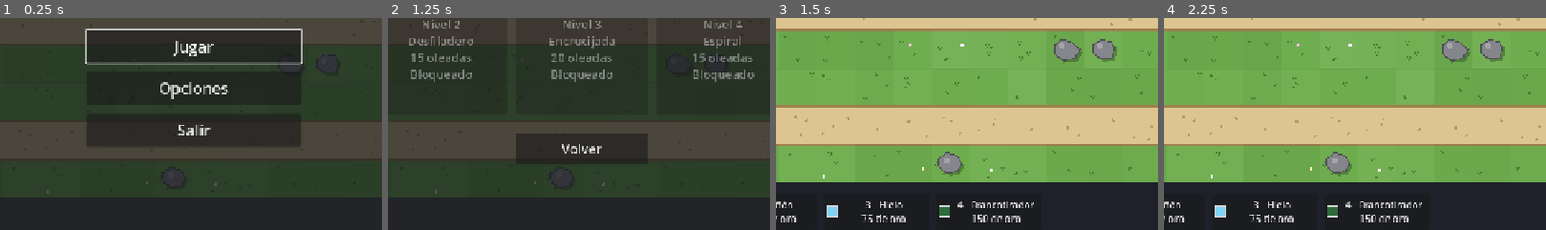
Above: before the commit, frames 1-4 (left to right).
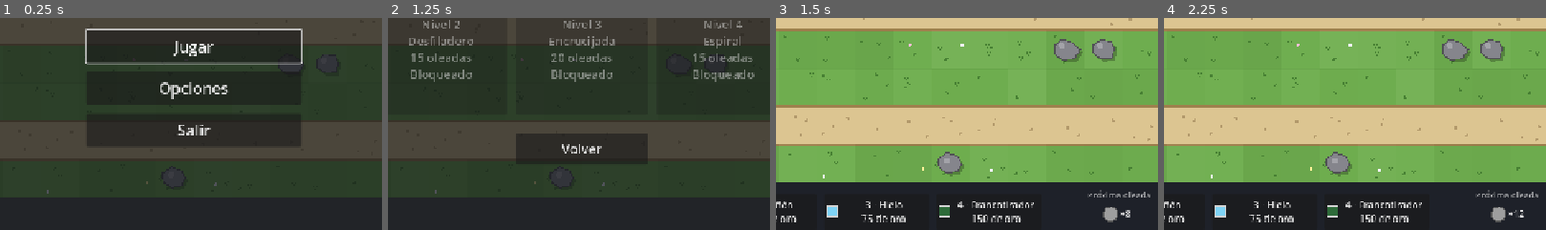
Above: after the commit, the same moments.

Repository: pasaporteN25/MonstersAndCanons
Game: Godot game, scene res://scenes/ui/main_menu.tscn
The game is run twice, just before and just after one commit, with the same random seed, the same clock (stepped at 60 frames per second) and the same inputs.
Inputs:
- Up to frame 1 (0.25 s): no input
- Up to frame 2 (1.25 s): click "Jugar" at 0.5 s
- Up to frame 3 (1.5 s): click "Nivel 1 Pradera 10 oleadas ¡J…" at 1.25 s
- Up to frame 4 (2.25 s): click "Empezar oleada" at 2 s
The pictures show only the part of the screen within x 25-75%, y 49-99%; the shares and areas given below are measured in that part.

Frames 1-2 are identical in both runs. In frame 3, 0.5% of the frame differs, in the area x 82-98%, y 81-97%; in frame 4, 0.5%.

Commit message:
T67: próxima oleada y cartel del Jefe
- WaveData.enemy_counts: tipos y cantidades de una oleada
- EnemyIcon: forma + "×N" (con corona si es peligroso)
- barra inferior: "Próxima oleada" con los enemigos que vienen (RF-133)
- cartel de oleada con "¡Llega el Jefe!" en rojo (RF-135)
- tests/test_enemy_warnings.gd (6)

Co-Authored-By: Claude Opus 5.5 <noreply@anthropic.com>

Diff:
--- a/scenes/game/game.gd
+++ b/scenes/game/game.gd
@@ -64,6 +64,7 @@
 	build_controller.placed_selection_changed.connect(_refresh_tower_panel.unbind(1))
 
 	hud.setup_towers(tower_types)
+	hud.setup_waves(level_data.waves)  # RF-133, RF-135: antes de bind()
 	hud.tower_button_pressed.connect(build_controller.select)
 	hud.start_wave_pressed.connect(start_next_wave)
 	hud.bind(session)
--- a/scenes/game/hud.gd
+++ b/scenes/game/hud.gd
@@ -13,6 +13,8 @@
 const TOWER_BUTTON_SIZE := Vector2(176, 60)
 
 var _total_waves: int = 0
+## Las oleadas del nivel: para mostrar la próxima (RF-133) y avisar del Jefe (RF-135).
+var _waves: Array[WaveData] = []
 var _tower_types: Array[TowerData] = []
 var _tower_buttons: Array[Button] = []
 ## -1 = todavía no se mostró ningún valor (para no animar el primero).
@@ -25,6 +27,9 @@
 @onready var _start_wave_button: Button = %StartWaveButton
 @onready var _tower_button_row: HBoxContainer = %TowerButtons
 @onready var _wave_banner: Label = %WaveBanner
+@onready var _boss_line: Label = %BossLine
+@onready var _next_wave: Control = %NextWave
+@onready var _next_wave_icons: HFlowContainer = %NextWaveIcons
 ## Panel de la torre seleccionada (RF-70). Game lo conecta con BuildController.
 @onready var tower_panel: TowerPanel = %TowerPanel
 @onready var _pause_button: Button = %PauseButton
@@ -50,6 +55,31 @@
 ## RF-105: el botón muestra la velocidad actual.
 func show_speed(speed: float) -> void:
 	_speed_button.text = "x%d  [F]" % roundi(speed)
+
+
+## Game le pasa las oleadas del nivel ANTES de bind() (RF-133, RF-135).
+func setup_waves(waves: Array[WaveData]) -> void:
+	_waves = waves
+
+
+## RF-133: muestra los enemigos de la oleada `wave` (o nada, si es null).
+func show_next_wave(wave: WaveData) -> void:
+	for child: Node in _next_wave_icons.get_children():
+		child.queue_free()
+	_next_wave.visible = wave != null
+	if wave == null:
+		return
+	var counts: Dictionary = wave.enemy_counts()
+	for enemy: EnemyData in counts:
+		_next_wave_icons.add_child(EnemyIcon.new().setup(enemy, counts[enemy]))
+
+
+## RF-135: el primer enemigo peligroso de la oleada, o null si no trae ninguno.
+static func dangerous_enemy_in(wave: WaveData) -> EnemyData:
+	for group: SpawnGroup in wave.groups:
+		if Rules.is_dangerous(group.enemy):
+			return group.enemy
+	return null
 
 
 ## Game le pasa la sesión para que el HUD se mantenga actualizado.
@@ -116,6 +146,8 @@
 	_wave_label.text = "Oleada %d/%d" % [wave, total_waves]
 	if wave > 0:
 		_show_wave_banner(wave)
+	# RF-133: la próxima es la oleada número wave + 1, que en la lista está en el índice `wave`.
+	show_next_wave(_waves[wave] if wave < _waves.size() else null)
 
 
 func _on_wave_completed(wave: int, bonus: int) -> void:
@@ -160,6 +192,17 @@
 		.set_trans(Tween.TRANS_BACK).set_ease(Tween.EASE_OUT)
 	tween.tween_interval(0.9)
 	tween.tween_property(_wave_banner, "modulate:a", 0.0, 0.4)
+	# RF-135: si la oleada trae un enemigo peligroso, una línea roja abajo, que dura más.
+	var danger: EnemyData = null
+	if wave - 1 < _waves.size():
+		danger = dangerous_enemy_in(_waves[wave - 1])
+	_boss_line.text = "¡Llega el %s!" % danger.display_name if danger != null else ""
+	_boss_line.modulate.a = 0.0
+	if danger != null:
+		var boss_tween: Tween = create_tween()
+		boss_tween.tween_property(_boss_line, "modulate:a", 1.0, 0.2)
+		boss_tween.tween_interval(2.0)
+		boss_tween.tween_property(_boss_line, "modulate:a", 0.0, 0.5)
 
 
 ## RF-129: crece un poco y vuelve.
--- a/scenes/game/hud.tscn
+++ b/scenes/game/hud.tscn
@@ -18,6 +18,21 @@
 theme_override_constants/outline_size = 12
 theme_override_font_sizes/font_size = 64
 text = "Oleada 1"
+horizontal_alignment = 1
+vertical_alignment = 1
+
+[node name="BossLine" type="Label" parent="."]
+unique_name_in_owner = true
+modulate = Color(1, 1, 1, 0)
+offset_top = 352.0
+offset_right = 1280.0
+offset_bottom = 400.0
+mouse_filter = 2
+theme_override_colors/font_color = Color(1, 0.35, 0.3, 1)
+theme_override_colors/font_outline_color = Color(0.1, 0.1, 0.12, 1)
+theme_override_constants/outline_size = 10
+theme_override_font_sizes/font_size = 36
+text = "¡Llega el Jefe!"
 horizontal_alignment = 1
 vertical_alignment = 1
 
@@ -72,6 +87,28 @@
 offset_bottom = 78.0
 theme_override_constants/separation = 12
 
+[node name="NextWave" type="VBoxContainer" parent="BottomBar"]
+unique_name_in_owner = true
+offset_left = 776.0
+offset_top = 10.0
+offset_right = 1004.0
+offset_bottom = 86.0
+mouse_filter = 2
+theme_override_constants/separation = 2
+
+[node name="NextWaveTitle" type="Label" parent="BottomBar/NextWave"]
+layout_mode = 2
+theme_override_colors/font_color = Color(1, 1, 1, 0.6)
+theme_override_font_sizes/font_size = 14
+text = "Próxima oleada"
+horizontal_alignment = 1
+
+[node name="NextWaveIcons" type="HFlowContainer" parent="BottomBar/NextWave"]
+unique_name_in_owner = true
+layout_mode = 2
+mouse_filter = 2
+alignment = 1
+
 [node name="StartWaveButton" type="Button" parent="BottomBar"]
 unique_name_in_owner = true
 offset_left = 1016.0
--- /dev/null
+++ b/scenes/ui/enemy_icon.gd
@@ -0,0 +1,35 @@
+# Ícono chico de un tipo de enemigo: su forma y, si se indica, cuántos vienen ("×8").
+# Se usa en "Próxima oleada" (RF-133) y en la presentación de enemigos (RF-134).
+class_name EnemyIcon
+extends Control
+
+const RADIUS: float = 12.0
+const FONT_SIZE: int = 16
+
+var enemy: EnemyData
+## Cuántos vienen. 0 = no mostrar el número.
+var count: int = 0
+
+
+func setup(enemy_data: EnemyData, enemy_count: int = 0) -> EnemyIcon:
+	enemy = enemy_data
+	count = enemy_count
+	custom_minimum_size = Vector2(58 if count > 0 else 30, 36)
+	mouse_filter = Control.MOUSE_FILTER_IGNORE
+	tooltip_text = enemy.display_name
+	return self
+
+
+func _draw() -> void:
+	if enemy == null:
+		return
+	var center := Vector2(15, size.y / 2.0 + 2.0)
+	draw_set_transform(center)
+	EnemyShape.draw(self, enemy.shape, RADIUS, enemy.color, enemy.color.darkened(0.45))
+	if Rules.is_dangerous(enemy):
+		EnemyShape.draw_crown(self, Vector2(0, -RADIUS - 1.0), RADIUS * 1.1)  # RF-136
+	draw_set_transform(Vector2.ZERO)
+	if count > 0:
+		var font: Font = ThemeDB.fallback_font
+		draw_string(font, Vector2(30, center.y + 6.0), "×%d" % count, HORIZONTAL_ALIGNMENT_LEFT, -1,
+			FONT_SIZE, Color(1, 1, 1, 0.9))
--- a/scripts/data/wave_data.gd
+++ b/scripts/data/wave_data.gd
@@ -3,3 +3,12 @@
 extends Resource
 
 @export var groups: Array[SpawnGroup] = []
+
+
+## RF-133: cuántos enemigos de cada tipo trae la oleada, en el orden en que aparecen
+## por primera vez en la lista de grupos. { EnemyData: cantidad }
+func enemy_counts() -> Dictionary:
+	var counts: Dictionary = {}
+	for group: SpawnGroup in groups:
+		counts[group.enemy] = counts.get(group.enemy, 0) + group.count
+	return counts
--- /dev/null
+++ b/tests/test_enemy_warnings.gd
@@ -0,0 +1,91 @@
+# Tests de los avisos de enemigos (T67-T68, spec §9.5).
+extends GutTest
+
+const GAME_SCENE: PackedScene = preload("res://scenes/game/game.tscn")
+const TEST_PATH: String = "user://test_save.json"
+const DT: float = 1.0 / 60.0
+
+var game: Game
+
+
+func before_each() -> void:
+	if FileAccess.file_exists(TEST_PATH):
+		DirAccess.remove_absolute(TEST_PATH)
+	SaveManager.save_path = TEST_PATH
+	SaveManager.load_save()
+	GameFlow.current_index = -1
+	game = GAME_SCENE.instantiate()
+	add_child_autofree(game)
+
+
+func after_each() -> void:
+	GameFlow.current_index = -1
+	if FileAccess.file_exists(TEST_PATH):
+		DirAccess.remove_absolute(TEST_PATH)
+	SaveManager.save_path = SaveManager.DEFAULT_PATH
+	SaveManager.load_save()
+
+
+func _enemy(id: String) -> EnemyData:
+	return load("res://data/enemies/%s.tres" % id)
+
+
+## Lo que muestra "Próxima oleada": [[id, cantidad], ...] en orden.
+func _next_wave_shown() -> Array:
+	var shown: Array = []
+	for icon: Node in (game.hud.get_node("%NextWaveIcons") as Node).get_children():
+		if icon.is_queued_for_deletion():
+			continue
+		shown.append([String((icon as EnemyIcon).enemy.id), (icon as EnemyIcon).count])
+	return shown
+
+
+# --- RF-133: próxima oleada ---
+
+func test_wave_enemy_counts_merge_groups_of_the_same_enemy() -> void:
+	var wave := WaveData.new()
+	for count: int in [3, 4]:
+		var group := SpawnGroup.new()
+		group.enemy = _enemy("normal")
+		group.count = count
+		wave.groups.append(group)
+	var counts: Dictionary = wave.enemy_counts()
+	assert_eq(counts.size(), 1)
+	assert_eq(counts[_enemy("normal")], 7)
+
+
+func test_shows_the_first_wave_before_starting() -> void:
+	assert_eq(_next_wave_shown(), [["normal", 8]], "nivel 1, oleada 1: 8 Normales")
+
+
+func test_shows_the_following_wave_once_one_starts() -> void:
+	game.session.begin_wave()  # empieza la 1 → la próxima es la 2
+	assert_eq(_next_wave_shown(), [["normal", 12]])
+	game.session.complete_wave()
+	game.session.begin_wave()  # empieza la 2 → la próxima es la 3
+	game.session.complete_wave()
+	game.session.begin_wave()  # empieza la 3 → la próxima es la 4
+	assert_eq(_next_wave_shown(), [["normal", 10], ["armored", 4]])
+
+
+func test_nothing_after_the_last_wave() -> void:
+	for i: int in game.session.total_waves:
+		game.session.begin_wave()
+		if i < game.session.total_waves - 1:
+			game.session.complete_wave()
+	assert_false((game.hud.get_node("%NextWave") as Control).visible)
+
+
+# --- RF-135: cartel del Jefe ---
+
+func test_boss_wave_banner() -> void:
+	for i: int in 9:
+		game.session.begin_wave()
+		game.session.complete_wave()
+	game.session.begin_wave()  # oleada 10: trae al Jefe
+	assert_eq((game.hud.get_node("%BossLine") as Label).text, "¡Llega el Jefe!")
+
+
+func test_no_boss_line_in_normal_waves() -> void:
+	game.session.begin_wave()
+	assert_eq((game.hud.get_node("%BossLine") as Label).text, "")
Not shown, added: scenes/ui/enemy_icon.gd.uid
Not shown, added: tests/test_enemy_warnings.gd.uid
Not shown, changed: specs/03-tareas.md
